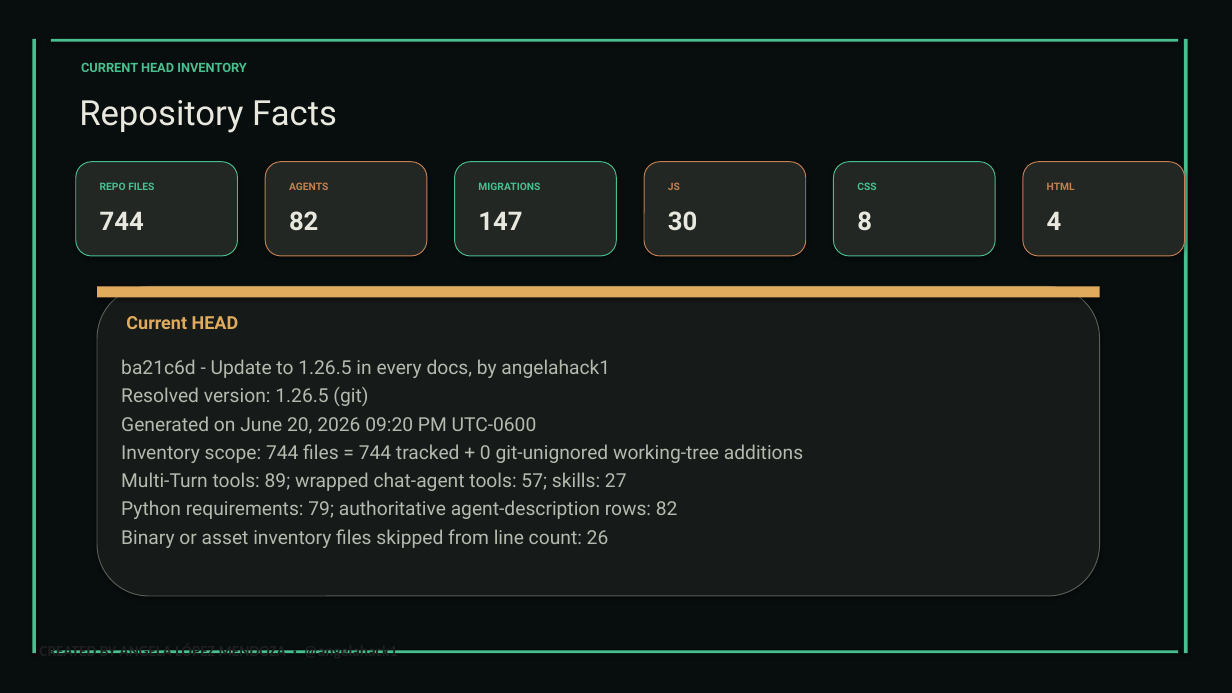
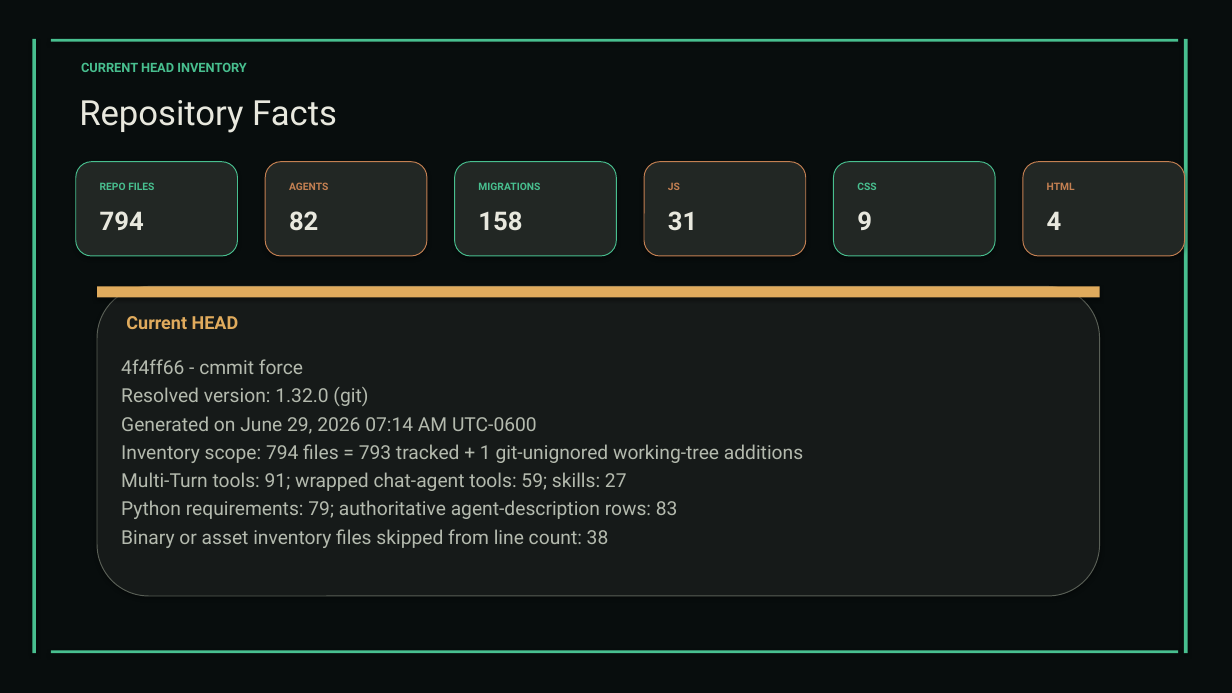
Before and after one commit to XAIHT/Tlamatini, a slide deck: slide 68 of Tlamatini_eXtended_Artificial_Intelligence_Humanly_Tempered.pptx. Drawn at 1232x693 pixels with LibreOffice and Linux fonts; fonts in the diff are those of the drawing. Boxes give left, top, right and bottom in pixels: in the first picture for what was removed or moved away, otherwise in the second. Text is boxed around its words. In the diff, an @@ line names an element or a change of style, - is before the commit and + after.

Commit message:
updating visual docs

```diff
--- a/Tlamatini_eXtended_Artificial_Intelligence_Humanly_Tempered.pptx
+++ b/Tlamatini_eXtended_Artificial_Intelligence_Humanly_Tempered.pptx
@@ text at box(100, 211, 144, 230): text changed @@
-744
+794
@@ text at box(478, 211, 522, 231): text changed @@
-147
+158
@@ text at box(668, 211, 697, 231): text changed @@
-30
+31
@@ text at box(857, 211, 872, 230): text changed @@
-8
+9
@@ text at box(121, 359, 803, 548): text changed @@
-ba21c6d - Update to 1.26.5 in every docs, by angelahack1
-Resolved version: 1.26.5 (git)
-Generated on June 20, 2026 09:20 PM UTC-0600
-Inventory scope: 744 files = 744 tracked + 0 git-unignored working-tree additions
-Multi-Turn tools: 89; wrapped chat-agent tools: 57; skills: 27
-Python requirements: 79; authoritative agent-description rows: 82
-Binary or asset inventory files skipped from line count: 26
+4f4ff66 - cmmit force
+Resolved version: 1.32.0 (git)
+Generated on June 29, 2026 07:14 AM UTC-0600
+Inventory scope: 794 files = 793 tracked + 1 git-unignored working-tree additions
+Multi-Turn tools: 91; wrapped chat-agent tools: 59; skills: 27
+Python requirements: 79; authoritative agent-description rows: 83
+Binary or asset inventory files skipped from line count: 38
@@ text removed at box(39, 650, 397, 653) @@
-CREATED BY ANGELA LÓPEZ MENDOZA · @angelahack1
```
Also in this commit, not shown: 109 other slides changed, 2 slides added, 2 slides removed, 1 other file.
